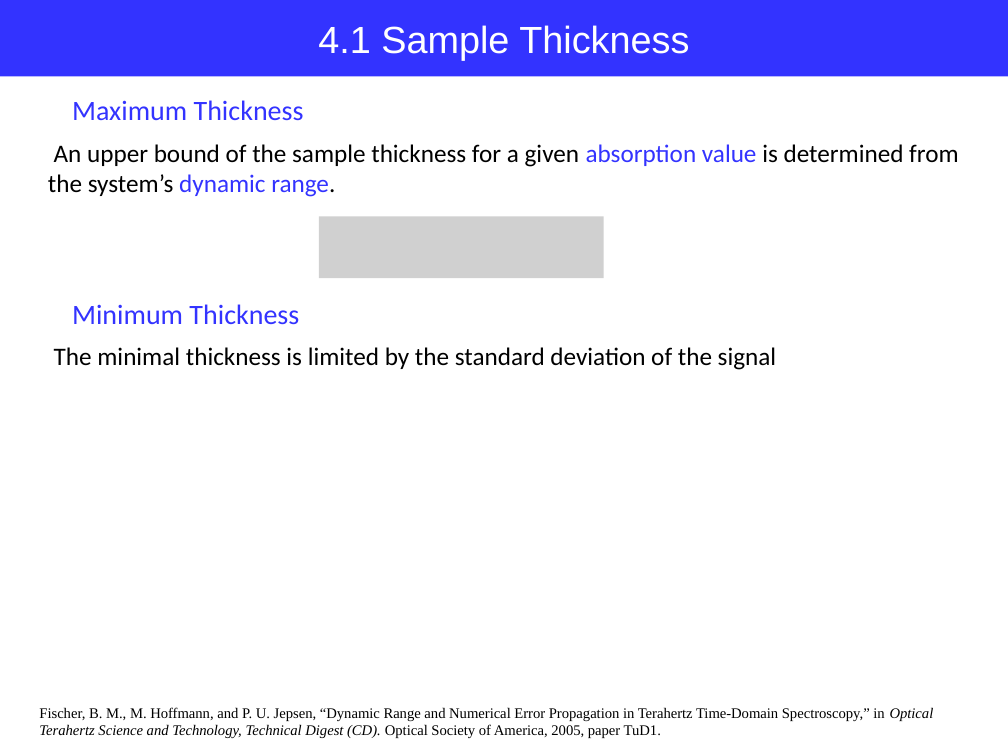
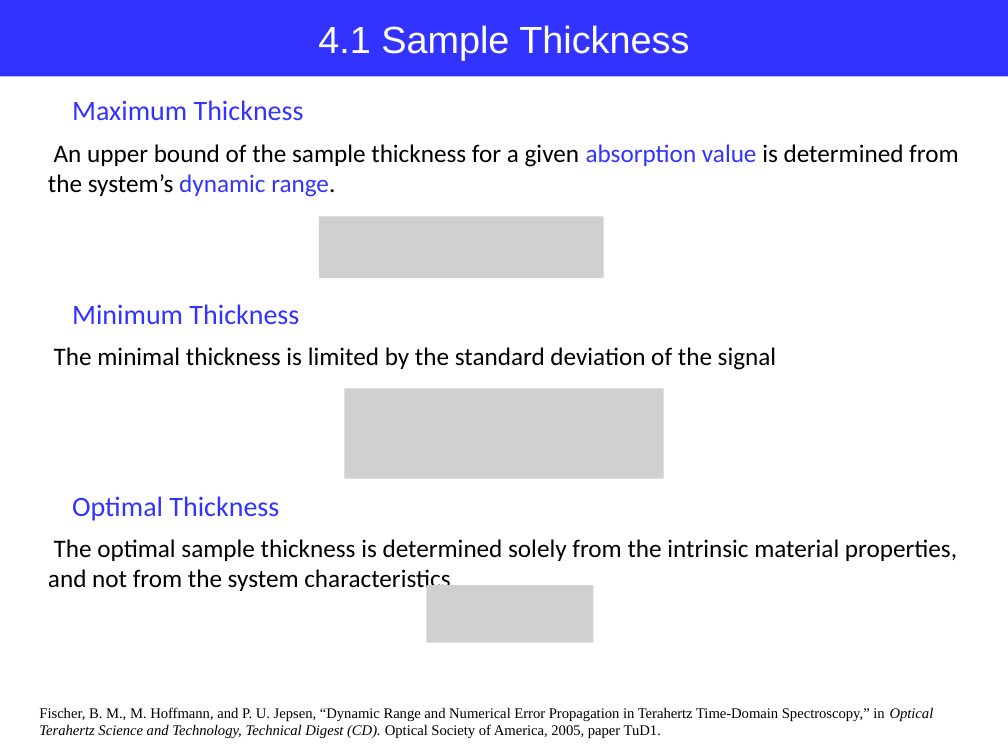
Before and after one commit to jglee96/NBTP_Lab, a slide deck: slide 19 of Terahertz Metrology/Ch2/Terahertz Metrology_Ch2.pptx. Drawn at 1008x756 pixels with LibreOffice and Linux fonts; fonts in the diff are those of the drawing; grey boxes stand for pictures. Boxes give left, top, right and bottom in pixels: in the first picture for what was removed or moved away, otherwise in the second. Text is boxed around its words. In the diff, an @@ line names an element or a change of style, - is before the commit and + after.

```diff
--- a/Terahertz Metrology/Ch2/Terahertz Metrology_Ch2.pptx
+++ b/Terahertz Metrology/Ch2/Terahertz Metrology_Ch2.pptx
@@ picture added at [345, 388, 664, 478] @@
@@ text added at [72, 496, 279, 521], 20 pt, text #3333FF @@
+Optimal Thickness
@@ text added at [48, 539, 957, 594], 18 pt, text #000000 @@
+The optimal sample thickness is determined solely from the intrinsic material properties, and not from the system characteristics
@@ picture added at [426, 586, 594, 643] @@
```
Also in this commit, not shown: 4 other slides changed.
